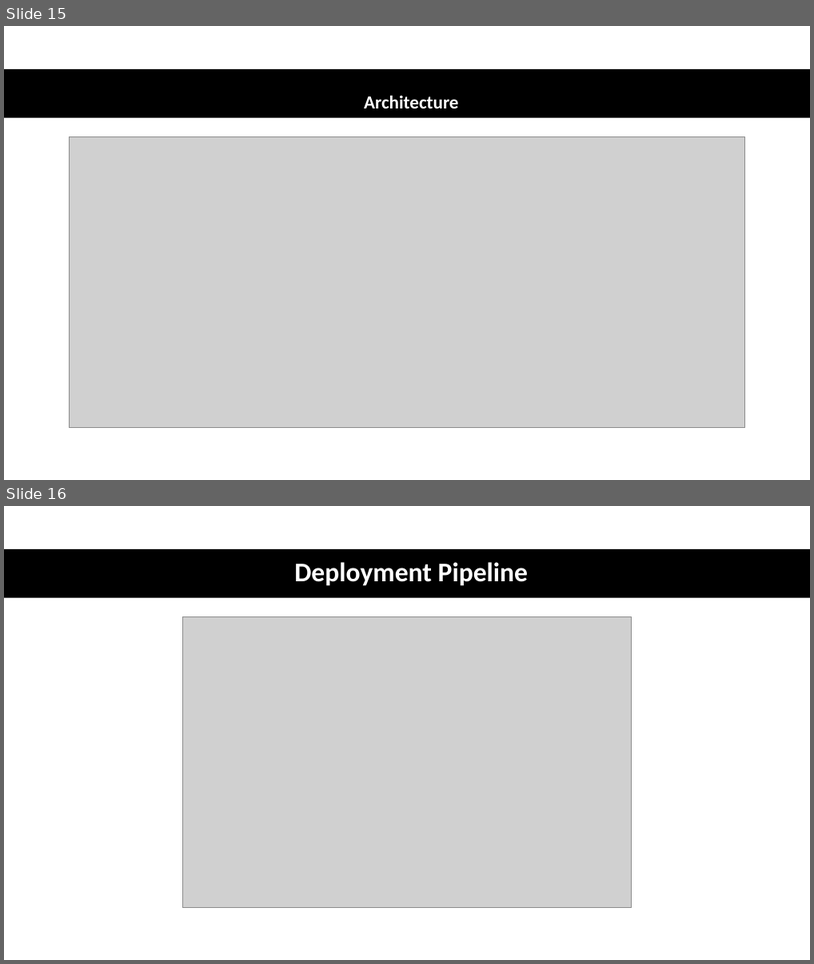
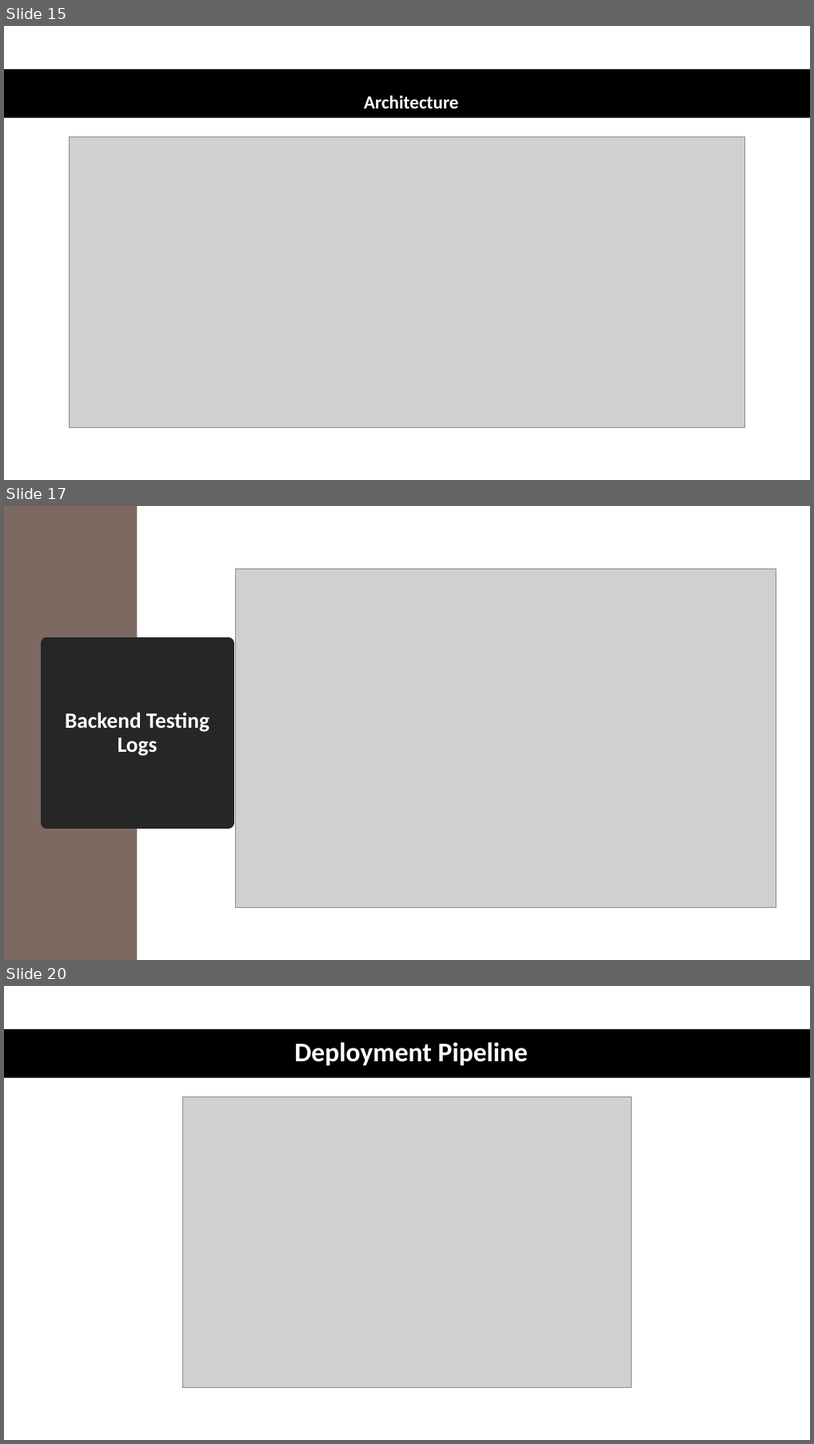
Before and after one commit to Shana12345/QAC-group-project, a slide deck: documentation/Group presentation.pptx. Shown one above the other, each under a label of ours: slides 15 and 16 before the commit, slides 15, 17 and 20 after it; the slides between them are not shown. The pictures are 814x964 and 814x1444 pixels, drawn with LibreOffice and Linux fonts; fonts in the diff are those of the drawing; grey boxes stand for pictures. Boxes give left, top, right and bottom in pixels: in the first picture for what was removed or moved away, otherwise in the second. Text is boxed around its words. In the diff, an @@ line names an element or a change of style, - is before the commit and + after.

```diff
--- a/documentation/Group presentation.pptx
+++ b/documentation/Group presentation.pptx
@@ slide 17 added at box(4, 506, 810, 960), background #FFFFFF @@
@@ rectangle added at box(4, 506, 137, 960), fill #7E6962 @@
@@ picture added at box(236, 569, 776, 907) @@
@@ title added at box(46, 644, 229, 822), fill #262626, outline #262626 13.75 pt, 26 pt, text #FFFFFF, bold @@
+Backend Testing Logs
@@ what was slide 16 is now slide 20 @@
```
Also in this commit, not shown: 1 slide changed, 5 other slides added, 3 slides removed, 1 other file.
